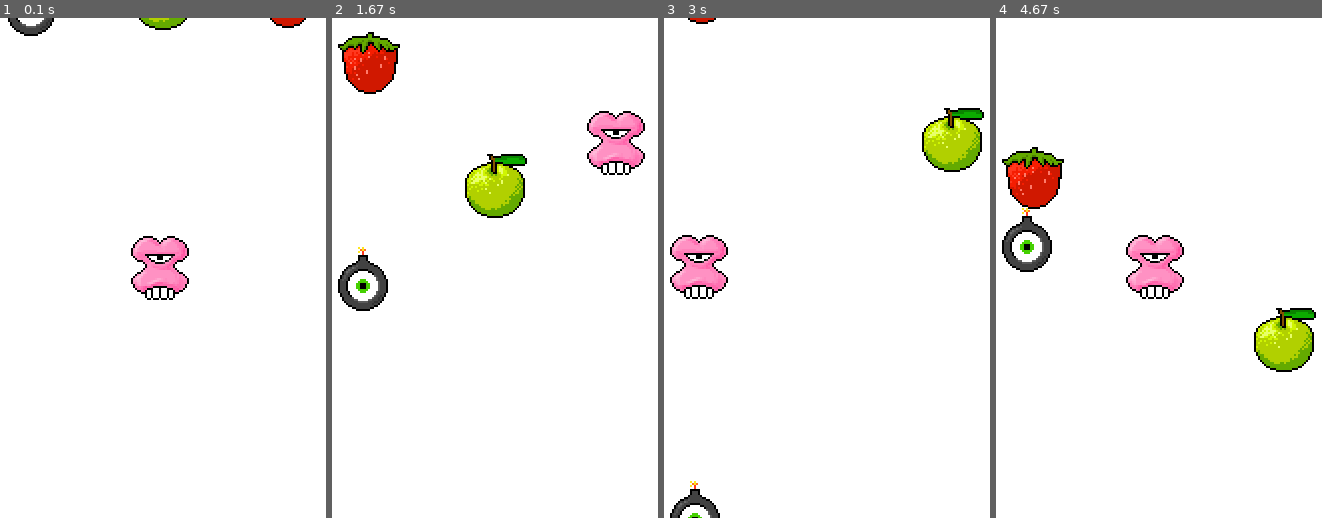
Above: before the commit, frames 1-4 (left to right).
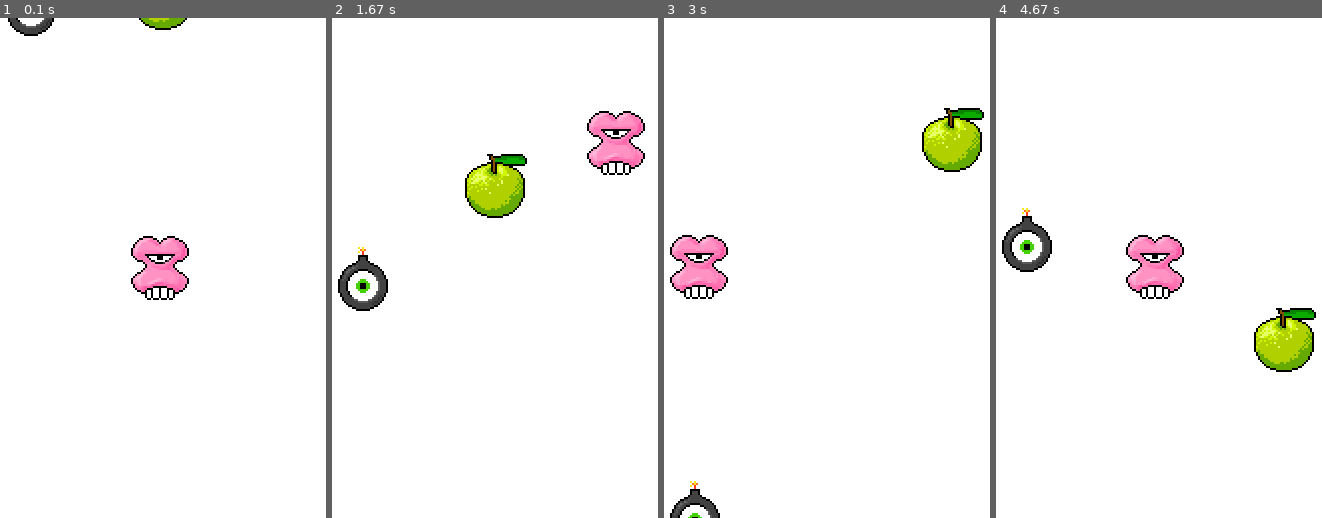
Above: after the commit, the same moments.

Repository: lawrence-ivan-reyes/pygame-tutorial
Game: pygame game, started from game.py
The game is run twice, just before and just after one commit, with the same random seed, the same clock (stepped at 60 frames per second) and the same inputs.
Inputs:
- Up to frame 1 (0.1 s): no input
- Up to frame 2 (1.67 s): hold Right 0.33-0.8 s; hold Up 0.83-1.13 s; hold Right 1.17-1.63 s
- Up to frame 3 (3 s): hold Left 1.67-2.2 s; hold Down 2.23-2.53 s; hold Left 2.57-2.97 s
- Up to frame 4 (4.67 s): hold Up 3-3.37 s; hold Right 3.4-4.03 s; hold Down 4.07-4.43 s

The runs differ from the first frame. In frame 1, 0.2% of the frame differs, in the area x 82-94%, y 0-2%; in frame 2, 1.7%, in the area x 1-21%, y 2-16%; in frame 3, less than 0.1%; in frame 4, 1.7%.

Commit message:
fixed Strawberry & Apple classes to satisfy the horizontal-vertical movement requirements

Diff:
--- a/game.py
+++ b/game.py
@@ -47,12 +47,12 @@
     def move(self):
         self.x += self.dx
         self.y += self.dy
-        if self.y > 500:
+        if self.x > 500:
             self.reset()
 
     def reset(self):
-        self.x = choice(lanes)
-        self.y = -64
+        self.x = -64
+        self.y = choice(lanes)
 
 class Bomb(GameObject):
     def __init__(self):
